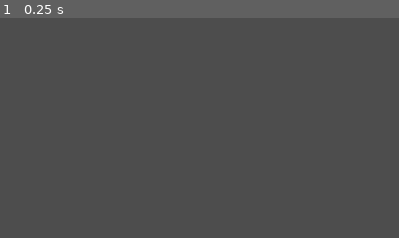
Above: before the commit, frame 1.
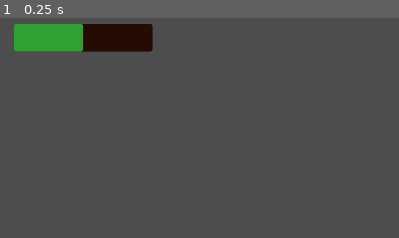
Above: after the commit, the same moment.

Repository: Bubullzz/CodeName-MegaKill
Game: Godot game, scene res://scenes/base.tscn
Two runs of this game, one before a commit and one after it. Both use one fixed random seed, a clock stepped at 60 frames per second and the inputs below.
Inputs:
- Up to frame 1 (0.25 s): no input
The pictures show only the part of the screen within x 0-50%, y 0-50%; the shares and areas given below are measured in that part.

The runs differ from the first frame. In frame 1, 4.4% of the frame differs, in the area x 3-39%, y 2-16%.

Commit message:
added ui and mobs thingy

Diff:
--- a/scenes/base.tscn
+++ b/scenes/base.tscn
@@ -1,8 +1,9 @@
-[gd_scene load_steps=7 format=3 uid="uid://c7gcq5hpevi55"]
+[gd_scene load_steps=8 format=3 uid="uid://c7gcq5hpevi55"]
 
 [ext_resource type="Shader" uid="uid://d3enmqypxhrci" path="res://shaders/checkered_text.tres" id="1_rpg24"]
 [ext_resource type="PackedScene" uid="uid://bw1drfqajadyt" path="res://scenes/player.tscn" id="2_baglu"]
 [ext_resource type="PackedScene" uid="uid://262arpiba6lu" path="res://scenes/goon.tscn" id="3_t45w4"]
+[ext_resource type="PackedScene" uid="uid://5ntplykvk5fu" path="res://scenes/ui.tscn" id="4_h5ip5"]
 
 [sub_resource type="BoxShape3D" id="BoxShape3D_g5ejs"]
 size = Vector3(5000, 1, 5000)
@@ -46,3 +47,5 @@
 
 [node name="goon4" parent="." instance=ExtResource("3_t45w4")]
 transform = Transform3D(1, 0, 0, 0, 1, 0, 0, 0, 1, -303.4639, 0.5, -12.55851)
+
+[node name="UI" parent="." instance=ExtResource("4_h5ip5")]
--- a/scenes/player.tscn
+++ b/scenes/player.tscn
@@ -11,6 +11,16 @@
 [node name="CollisionShape3D" type="CollisionShape3D" parent="."]
 transform = Transform3D(1, 0, 0, 0, 1, 0, 0, 0, 1, 0, 1.09371, 0)
 shape = SubResource("CapsuleShape3D_g2els")
+debug_color = Color(0.81371295, 0.3733515, 0.44989944, 0.41960785)
 
 [node name="Camera3D" type="Camera3D" parent="."]
 transform = Transform3D(1, 0, 0, 0, 1, 0, 0, 0, 1, 0, 1.5, -0.609946)
+
+[node name="Area3D" type="Area3D" parent="."]
+
+[node name="Hurtbox" type="CollisionShape3D" parent="Area3D"]
+transform = Transform3D(1.2, 0, 0, 0, 1.2, 0, 0, 0, 1.2, 0, 1.091514, 0)
+shape = SubResource("CapsuleShape3D_g2els")
+debug_color = Color(0.81371295, 0.3733515, 0.44989944, 0.41960785)
+
+[connection signal="body_entered" from="Area3D" to="." method="_on_hurtbox_entered"]
--- /dev/null
+++ b/scenes/ui.tscn
@@ -0,0 +1,44 @@
+[gd_scene load_steps=4 format=3 uid="uid://5ntplykvk5fu"]
+
+[ext_resource type="Script" uid="uid://dpocs1uf6m6u6" path="res://scripts/ui.gd" id="1_nt7q6"]
+
+[sub_resource type="StyleBoxFlat" id="StyleBoxFlat_x4jx1"]
+bg_color = Color(0.14, 0.049700003, 0.019599998, 1)
+corner_radius_top_left = 4
+corner_radius_top_right = 4
+corner_radius_bottom_right = 4
+corner_radius_bottom_left = 4
+
+[sub_resource type="StyleBoxFlat" id="StyleBoxFlat_yev5y"]
+bg_color = Color(0.18431373, 0.6313726, 0.20392157, 1)
+corner_radius_top_left = 4
+corner_radius_top_right = 4
+corner_radius_bottom_right = 4
+corner_radius_bottom_left = 4
+
+[node name="UI" type="Control"]
+layout_mode = 3
+anchors_preset = 15
+anchor_right = 1.0
+anchor_bottom = 1.0
+grow_horizontal = 2
+grow_vertical = 2
+script = ExtResource("1_nt7q6")
+
+[node name="MarginContainer" type="MarginContainer" parent="."]
+layout_mode = 1
+offset_right = 4.0
+offset_bottom = 4.0
+theme_override_constants/margin_left = 20
+theme_override_constants/margin_top = 20
+theme_override_constants/margin_right = 20
+theme_override_constants/margin_bottom = 20
+
+[node name="ProgressBar" type="ProgressBar" parent="MarginContainer"]
+unique_name_in_owner = true
+custom_minimum_size = Vector2(200, 40)
+layout_mode = 2
+theme_override_styles/background = SubResource("StyleBoxFlat_x4jx1")
+theme_override_styles/fill = SubResource("StyleBoxFlat_yev5y")
+value = 50.0
+show_percentage = false
--- a/scripts/global.gd
+++ b/scripts/global.gd
@@ -1,4 +1,4 @@
 extends Node
 
-var player: CharacterBody3D
+var player: Player
 var gravity = 45
--- a/scripts/goon.gd
+++ b/scripts/goon.gd
@@ -5,6 +5,7 @@
 var move_speed = 10.
 var health = 20
 var target: CharacterBody3D = null
+@export var damage = 10
 
 func _physics_process(delta: float) -> void:
 	var dir = (Global.player.position - self.position).normalized()
--- a/scripts/player.gd
+++ b/scripts/player.gd
@@ -1,9 +1,14 @@
 extends CharacterBody3D
+
+class_name Player
+
+signal life_updated(health)
 
 # How fast the player moves in meters per second.
 @export var speed = 14
-
 @export var jump_impulse: int
+@export var health = 100
+@export var healthBar: ProgressBar
 
 var mouse_sensi = .005
 var mouse_move: Vector2
@@ -13,6 +18,8 @@
 	Global.player = self
 
 func _ready() -> void:
+	#healthBar.min_value = 0
+	#healthBar.max_value = health
 	Input.mouse_mode = Input.MOUSE_MODE_CAPTURED
 
 func _input(event: InputEvent) -> void:
@@ -40,3 +47,10 @@
 
 	# Rotating the character
 	move_and_slide()
+
+func handle_goon_collision(goon: Goon) -> void:
+	health -= goon.damage
+	life_updated.emit(health)
+
+func _on_hurtbox_entered(body: Node3D) -> void:
+	if body is Goon: handle_goon_collision(body); return;
--- /dev/null
+++ b/scripts/ui.gd
@@ -0,0 +1,4 @@
+extends Control
+
+func _ready() -> void:
+	Global.player.life_updated.connect(func (h): %ProgressBar.value = h)
Not shown, added: scripts/ui.gd.uid
